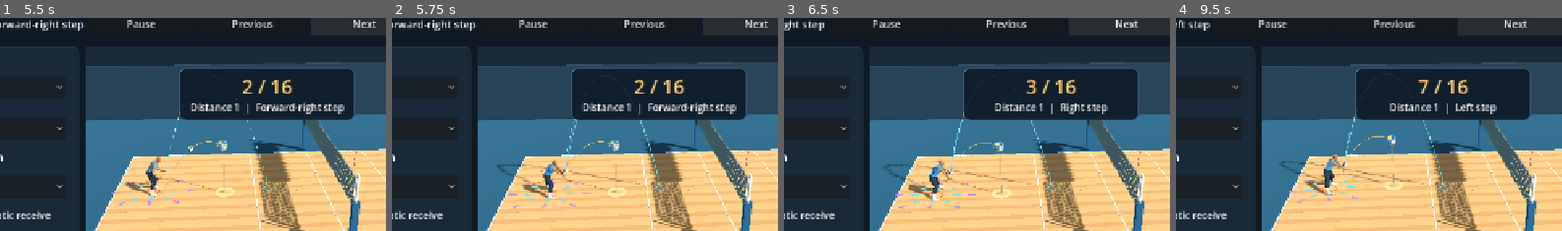
Above: before the commit, frames 1-4 (left to right).
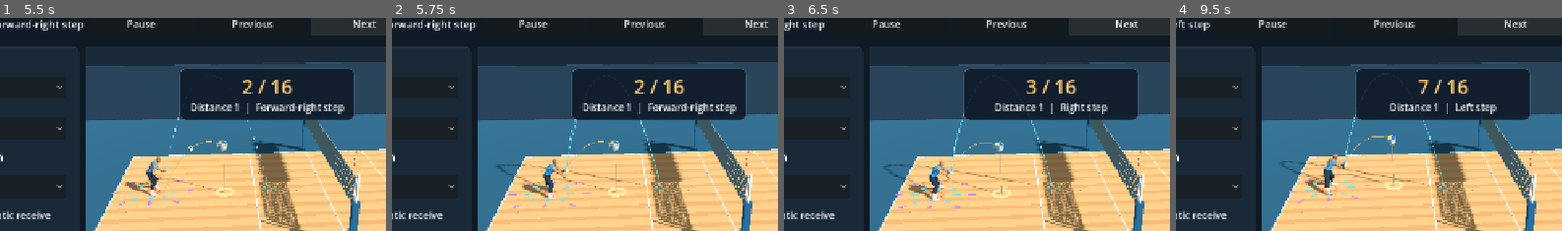
Above: after the commit, the same moments.

Repository: foreandr/volleyball
Game: Godot game, scene res://scenes/animation_editor.tscn
Two runs of this game, one before a commit and one after it. Both use one fixed random seed, a clock stepped at 60 frames per second and the inputs below. This scene is started directly instead of the project's main scene.
Inputs:
- Up to frame 1 (5.5 s): click "Back" at 0.5 s; click "Back" at 1.25 s; click "Forearm reception" at 2 s; click "Play all" at 2.75 s; click "Stop" at 3.5 s; click "Play all" at 4.25 s; click "Next" at 5 s
- Up to frame 2 (5.75 s): no input
- Up to frame 3 (6.5 s): click "Next" at 5.75 s
- Up to frame 4 (9.5 s): click "Next" at 6.5 s; click "Next" at 7.25 s; click "Next" at 8 s; click "Next" at 8.75 s
The pictures show only the part of the screen within x 16-66%, y 12-62%; the shares and areas given below are measured in that part.

Frame 1 is identical in both runs. In frame 2, 0.3% of the frame differs, in the area x 33-69%, y 49-82%; in frame 3, 0.2%; in frame 4, 0.2%.

Commit message:
Keep lunge platforms joined and rotate into off-center feeds

Diff:
--- a/scripts/preview_player_control.gd
+++ b/scripts/preview_player_control.gd
@@ -1,5 +1,6 @@
 extends RefCounted
 const QUICK_STEP_RATE := 1.5
+const PlatformPose = preload("res://scripts/reception_platform_pose.gd")
 const PassDrive = preload("res://scripts/reception_pass_drive.gd")
 var page: Control
 var active := false
@@ -18,6 +19,7 @@
 var reach_height := 0.0
 var reach_side_lunge := false
 var reach_forward_lunge := false
+var reach_back := false
 var indicator: Label
 var save_clock := 0.0
 var footwork: RefCounted
@@ -201,6 +203,7 @@
 	reach_height = 0.0
 	reach_side_lunge = false
 	reach_forward_lunge = false
+	reach_back = false
 	reach_tier = 1
 	reach_travel = Vector3.ZERO
 	reach_progress = 0.0
@@ -217,6 +220,11 @@
 		var local := actor.basis.inverse()*offset
 		if tier == 1 and absf(local.x)<0.12 and absf(local.z)<0.12: return
 		reach_tier = tier
+		var court_forward := Vector3(0,actor.position.y,4)-actor.position
+		court_forward = court_forward.normalized()
+		var forward_offset := offset.dot(court_forward)
+		var side_offset := offset.dot(court_forward.cross(Vector3.UP))
+		reach_back = forward_offset < -absf(side_offset)*0.65
 		reach_height = offset.y if tier == 2 else 0.0
 		reach_side_lunge = tier == 2 and reach_height < 0.20 and absf(local.x) > absf(local.z)*1.4
 		reach_forward_lunge = tier == 2 and reach_height < 0.20 and local.z > absf(local.x)*1.4
@@ -248,9 +256,12 @@
 	var side_lean := clampf(step.x/0.32,-1.0,1.0)
 	var shoulder_side := 1.0 if reach_lead == "l" else -1.0
 	author.rotate_world(pose,"spine_02",Vector3.BACK,-side_lean*0.27*weight)
-	if reach_tier == 1 and absf(step.x) > absf(step.z)*1.2:
-		# Counter-tilt the platform: left reach lowers the right shoulder.
-		author.rotate_world(pose,"spine_03",Vector3.BACK,side_lean*0.43*weight)
+	var side_receive := not reach_back and absf(step.x)>0.10 and absf(step.x)>absf(step.z)*0.55
+	if side_receive:
+		# Open the shoulders toward the ball and lower the opposite shoulder.
+		var roll := 0.56 if reach_tier == 2 else 0.43
+		author.rotate_world(pose,"spine_03",Vector3.BACK,side_lean*roll*weight)
+		author.rotate_world(pose,"spine_03",Vector3.UP,side_lean*0.18*weight)
 	author.rotate_world(pose,"spine_02",Vector3.RIGHT,-back*0.14*weight)
 	author.rotate_world(pose,"spine_03",Vector3.UP,shoulder_side*back*0.31*weight)
 	var deep := reach_tier == 2 and reach_height < 0.20
@@ -296,17 +307,21 @@
 			pole = pole.normalized().lerp(knee_over_foot.normalized(),weight)
 		author.limb(pose,"thigh_"+side,"calf_"+side,foot_name,target,pole)
 		author.set_world_basis(pose,foot_name,foot.basis)
-	if reach_tier == 2:
-		var extension := 0.23 if reach_forward_lunge else (0.19 if reach_side_lunge else 0.14)
+	if reach_tier == 2 or side_receive:
+		var extension := 0.20 if reach_forward_lunge else (0.18 if reach_side_lunge else 0.12)
 		var arms := Vector3(step.x,0.0,step.z).normalized()*extension*weight
-		if reach_forward_lunge: arms.y = 0.10*weight
+		if reach_forward_lunge: arms.y = 0.07*weight
 		if high: arms.y = clampf(reach_height/scale_,0.18,0.53)*weight
-		for side in ["l","r"]:
-			var hand_name: String = "hand_"+side
-			var hand: Transform3D = author.world_pose(pose,rig.find_bone(hand_name))
-			var pole: Vector3 = author.point(pose,"lowerarm_"+side)-author.point(pose,"upperarm_"+side)
-			author.limb(pose,"upperarm_"+side,"lowerarm_"+side,hand_name,hand.origin+arms,pole)
-			author.set_world_basis(pose,hand_name,hand.basis)
+		var center: Vector3 = (author.point(pose,"hand_l")+author.point(pose,"hand_r"))*0.5
+		if not reach_back or high:
+			PlatformPose.connect_arms(pose,author,center+arms,smoothstep(0.0,0.82,weight))
+		else:
+			for side in ["l","r"]:
+				var hand_name: String = "hand_"+side
+				var hand: Transform3D = author.world_pose(pose,rig.find_bone(hand_name))
+				var pole: Vector3 = author.point(pose,"lowerarm_"+side)-author.point(pose,"upperarm_"+side)
+				author.limb(pose,"upperarm_"+side,"lowerarm_"+side,hand_name,hand.origin+arms,pole)
+				author.set_world_basis(pose,hand_name,hand.basis)
 	rig.set_bone_pose_position(pelvis,pose[pelvis].origin)
 	for bone in rig.get_bone_count():
 		rig.set_bone_pose_rotation(bone,pose[bone].basis.get_rotation_quaternion())
--- a/scripts/reception_pass_drive.gd
+++ b/scripts/reception_pass_drive.gd
@@ -1,4 +1,6 @@
 extends RefCounted
+
+const PlatformPose = preload("res://scripts/reception_platform_pose.gd")
 
 static func effort(incoming: Vector3, outgoing: Vector3) -> float:
 	var demand := outgoing.length()+0.30*maxf(0.0,(outgoing-incoming).length()-20.0)
@@ -43,21 +45,11 @@
 			var knee_pole: Vector3 = author.point(original,"calf_"+side)-author.point(original,"thigh_"+side)
 			author.limb(pose,"thigh_"+side,"calf_"+side,foot_name,foot.origin,knee_pole)
 			author.set_world_basis(pose,foot_name,foot.basis)
-		var hand_name: String = "hand_"+side
-		var arm_name: String = "upperarm_"+side
-		var elbow_name: String = "lowerarm_"+side
-		var hand: Transform3D = author.world_pose(original,rig.find_bone(hand_name))
-		var target := hand.origin+sweep
-		var shoulder: Vector3 = author.point(pose,arm_name)
-		# Keep the platform in front of the sternum as the torso and hips drive.
-		target.z = maxf(target.z,maxf(chest.z,shoulder.z)+0.23)
-		target.y = minf(target.y,maxf(hand.origin.y,chest.y+0.16))
-		var sign_ := 1.0 if side == "l" else -1.0
-		var original_pole: Vector3 = author.point(original,elbow_name)-author.point(original,arm_name)
-		var clear_pole := Vector3(sign_*0.54,-0.28,0.80)
-		var pole := original_pole.normalized().lerp(clear_pole,clampf(0.60+drive*0.40,0.0,1.0))
-		author.limb(pose,arm_name,elbow_name,hand_name,target,pole,1.0,174.0)
-		author.set_world_basis(pose,hand_name,hand.basis)
+	var hand_center: Vector3 = (author.point(original,"hand_l")+author.point(original,"hand_r"))*0.5
+	var target := hand_center+sweep
+	target.z = maxf(target.z,chest.z+0.25)
+	target.y = minf(target.y,maxf(hand_center.y,chest.y+0.16))
+	PlatformPose.connect_arms(pose,author,target,clampf((load+drive)*1.7,0.0,1.0))
 	rig.set_bone_pose_position(pelvis,pose[pelvis].origin)
 	for bone in rig.get_bone_count():
 		rig.set_bone_pose_rotation(bone,pose[bone].basis.get_rotation_quaternion())
--- /dev/null
+++ b/scripts/reception_platform_pose.gd
@@ -0,0 +1,46 @@
+extends RefCounted
+
+const HAND_GAP := 0.065
+const ELBOW_ANGLE := 168.0
+
+static func connect_arms(pose: Array, author: RefCounted, desired: Vector3, weight: float) -> void:
+	if weight <= 0.001: return
+	var rig: Skeleton3D = author.rig
+	var left: Vector3 = author.point(pose,"upperarm_l")
+	var right: Vector3 = author.point(pose,"upperarm_r")
+	var left_hand := Vector3.RIGHT*HAND_GAP*0.5
+	var right_hand := -left_hand
+	# Solve one wrist center that both arms can reach at the same extension.
+	var a := left-left_hand
+	var b := right-right_hand
+	var span := a.distance_to(b)
+	if span <= 0.001: return
+	var axis := (b-a)/span
+	var left_range := arm_range(pose,author,"l")
+	var right_range := arm_range(pose,author,"r")
+	var along := (left_range*left_range-right_range*right_range+span*span)/(2.0*span)
+	var center := a+axis*along
+	var radius := sqrt(maxf(0.0,left_range*left_range-along*along))
+	desired.z = maxf(desired.z,center.z+0.32)
+	var aim := (desired-center).slide(axis).normalized()
+	var grip := center+aim*radius
+	for side in ["l","r"]:
+		var arm: String = "upperarm_"+side
+		var elbow: String = "lowerarm_"+side
+		var hand: String = "hand_"+side
+		var old_hand: Transform3D = author.world_pose(pose,rig.find_bone(hand))
+		var old_forearm: Vector3 = old_hand.origin-author.point(pose,elbow)
+		var target := grip+(left_hand if side == "l" else right_hand)
+		var pole := Vector3(0.45 if side == "l" else -0.45,-0.38,0.65)
+		author.limb(pose,arm,elbow,hand,old_hand.origin.lerp(target,weight),pole,1.0,174.0)
+		var forearm: Vector3 = author.point(pose,hand)-author.point(pose,elbow)
+		var turn := Quaternion(old_forearm.normalized(),forearm.normalized())
+		author.set_world_basis(pose,hand,Basis(turn)*old_hand.basis)
+
+static func arm_range(pose: Array, author: RefCounted, side: String) -> float:
+	var shoulder: Vector3 = author.point(pose,"upperarm_"+side)
+	var elbow: Vector3 = author.point(pose,"lowerarm_"+side)
+	var wrist: Vector3 = author.point(pose,"hand_"+side)
+	var upper := shoulder.distance_to(elbow)
+	var lower := elbow.distance_to(wrist)
+	return sqrt(upper*upper+lower*lower-2.0*upper*lower*cos(deg_to_rad(ELBOW_ANGLE)))
--- a/scripts/story_animations.gd
+++ b/scripts/story_animations.gd
@@ -366,15 +366,17 @@
 			var travel: Vector3 = intercept.point-center
 			travel.y = 0.0
 			var arrows = preview_player.get_node("DirectionArrows")
-			if arrows.selected != 0 and arrows.selected_distance == 2:
+			var side_feed: bool = arrows.selected in [2,3,4,6,7,8]
+			if arrows.selected != 0 and (arrows.selected_distance == 2 or side_feed):
 				var start: Vector3 = cpu_start if cpu_start.is_finite() else preview_player.position
 				var arrow_heading: Vector3 = ball_preview.aim_point-start
 				arrow_heading.y = 0.0
 				arrow_heading = arrow_heading.normalized()
 				var incoming: Vector3 = ball_preview.incoming.normalized()
 				var transverse := arrow_heading.slide(incoming).length()
-				travel -= arrow_heading*minf(1.8,0.77/maxf(0.25,transverse))
-			if travel.length() > 0.24:
+				var gap := 0.77 if arrows.selected_distance == 2 else 0.39
+				travel -= arrow_heading*minf(1.8,gap/maxf(0.25,transverse))
+			if travel.length() > (0.14 if side_feed else 0.24):
 				if not cpu_start.is_finite(): cpu_start = preview_player.position
 				player_controls.move_cpu_toward(travel,delta)
 				drill_status.text = "CPU lining up  |  F1 to take control"
